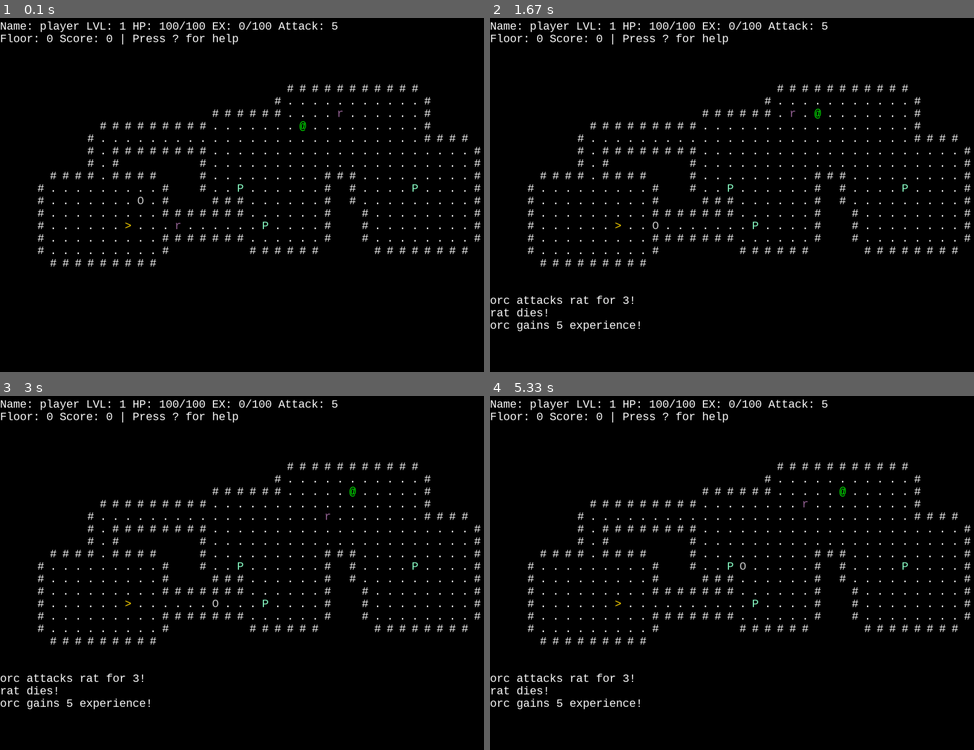
Above: before the commit, frames 1-4 (two rows, left to right).
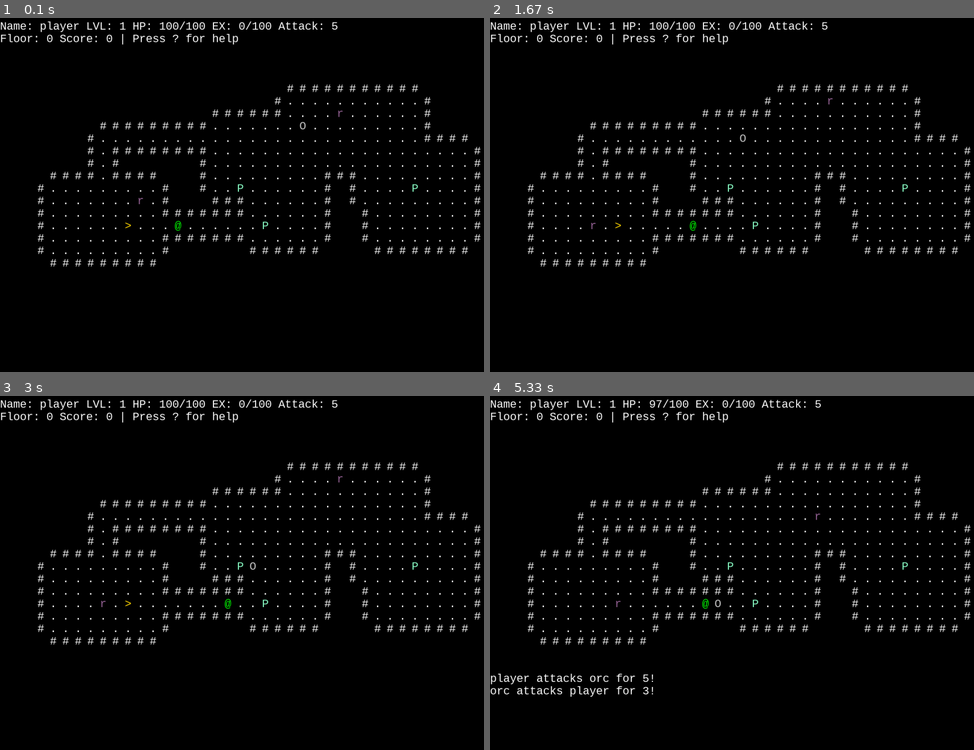
Above: after the commit, the same moments.

Repository: pyrotek45/pygame-roguehack
Game: pygame game, started from game.py
Two runs of this game, one before a commit and one after it. Both use one fixed random seed, a clock stepped at 60 frames per second and the inputs below.
Inputs:
- Up to frame 1 (0.1 s): no input
- Up to frame 2 (1.67 s): tap K at 0.33 s; hold Right 0.67-1.13 s; hold Up 1.17-1.47 s; hold J from 1.5 s (still down); hold Right from 1.5 s (still down)
- Up to frame 3 (3 s): release J at 1.97 s; release Right at 1.97 s; hold L 2-2.47 s; hold Right 2-2.47 s; hold H 2.5-2.97 s; hold Right 2.5-2.97 s
- Up to frame 4 (5.33 s): hold Right 3-3.47 s; hold Left 3.5-4.03 s; hold Down 4.07-4.37 s; hold Left 4.4-4.8 s; hold Up 4.83-5.2 s; hold Right from 5.23 s (still down)

The runs differ from the first frame. In frame 1, less than 0.1% of the frame differs, in the area x 28-64%, y 29-61%; in frame 2, 0.7%; in frame 3, 0.7%; in frame 4, 1.4%, in the area x 0-74%, y 0-89%.

Commit message:
refactored world, now handles drawing, input, and gamestate

Diff:
--- a/game.py
+++ b/game.py
@@ -1,26 +1,47 @@
 import pygame
 import sys
 import random
-import heapq
-
+
+from enum import Enum, auto
 from entities import Entity, create_random_mob
-
 from floor import Floor, find_down_stairs, find_up_stairs, find_valid_spawn
 
+pygame.init()
+
+FONTSIZE = 32
+GRID_W = 40
+GRID_H = 20
+LOG_SIZE = 8
+TOP_BAR_SIZE = 2
+
+font = pygame.font.SysFont("Consolas", FONTSIZE)
+screen = pygame.display.set_mode((GRID_W * FONTSIZE, GRID_H * FONTSIZE + (LOG_SIZE * FONTSIZE) + (TOP_BAR_SIZE * FONTSIZE)))
+clock = pygame.time.Clock()
+
+class State(Enum):
+    GAMEOVER = auto()
+    OVERWORLD = auto()
+    HELP = auto()
 
 class World:
     def __init__(self, player):
+        self.state = State.OVERWORLD
+
         self.player = player
-        self.floors = [Floor(self, grid_w, grid_h)]
+
+        self.floors = [Floor(self, GRID_W, GRID_H)]
+        self.current_floor = 0
+        self.add_mobs(3)
+
         self.log = []
-        self.current_floor = 0
 
         self.map.add_entity(player)
 
-        for _ in range(3):
+
+    def add_mobs(self, num):
+        for _ in range(num):
             mob = create_random_mob()
             self.map.add_entity(mob)
-
 
     @property
     def map(self):
@@ -28,7 +49,7 @@
 
     def go_down_stairs(self):
         if self.current_floor == len(self.floors) - 1:
-            new_floor = Floor(self, grid_w, grid_h)
+            new_floor = Floor(self, GRID_W, GRID_H)
             # fill with mobs
             for _ in range(random.randint(1,self.current_floor + 4)):
                 mob = create_random_mob()
@@ -61,18 +82,18 @@
         self.current_floor -= 1
         self.player.x, self.player.y = find_down_stairs(self.map.grid)
 
-
-
+    # log can only show 8, so perhaps list needs to erase non visable ones, otherwise
+    # list could grow and waste memory. unless there is a log history feature at some point?
     def log_message(self, message):
         self.log.append(message)
+        while len(self.log) > 9:
+            self.log.pop(0)
 
     def update(self):
         self.map.update()
 
-    def draw(self):
-        screen.fill((0, 0, 0))
+    def draw_overview(self):
         color = (255, 255, 255)
-
         # stores entity's location to get drawn
         entity_map = {}
         for entity in self.map.entities:
@@ -101,25 +122,25 @@
                         return True
             return False
 
-        top_bar_size_offset = (top_bar_size + 1) * font_size
+        top_bar_size_offset = (TOP_BAR_SIZE + 1) * FONTSIZE
 
         text = font.render(f"Name: {self.player.name} LVL: {str(self.player.level)} HP: {str(self.player.health)}/{str(self.player.max_health)} EX: {str(self.player.experience)}/{str(self.player.experience_to_level)} Attack: {str(self.player.attack)}", True, color)
-        screen.blit(text, (0, font_size))
+        screen.blit(text, (0, FONTSIZE))
         text = font.render(f"Floor: {self.current_floor} Score: {str(self.player.score)} | Press ? for help", True, color)
-        screen.blit(text, (0, font_size * 2))
+        screen.blit(text, (0, FONTSIZE * 2))
 
         for y, row in enumerate(self.map.grid):
             for x, ch in enumerate(row):
                 if (y, x) in entity_map:
                     if entity_map[(y, x)][1] == "@":
                         text = font.render("@", True, (0, 255, 0))
-                        screen.blit(text, (x * font_size, y * font_size + top_bar_size_offset))
+                        screen.blit(text, (x * FONTSIZE, y * FONTSIZE + top_bar_size_offset))
                     else:
                         text = font.render(str(entity_map[(y, x)][0]), True, entity_map[(y,x)][1])
-                        screen.blit(text, (x * font_size, y * font_size + top_bar_size_offset))
+                        screen.blit(text, (x * FONTSIZE, y * FONTSIZE + top_bar_size_offset))
                 elif (y, x) in item_map:
                     text = font.render(str(item_map[(y, x)][0]), True, item_map[(y,x)][1])
-                    screen.blit(text, (x * font_size, y * font_size + top_bar_size_offset))
+                    screen.blit(text, (x * FONTSIZE, y * FONTSIZE + top_bar_size_offset))
                 else:
                     if ch == "#":
                         if wall_visible(y, x):
@@ -135,24 +156,116 @@
                         text = font.render(">", True, (255, 215, 0))
                     else:
                         text = font.render(ch, True, color)
-                    screen.blit(text, (x * font_size, y * font_size + top_bar_size_offset))
+                    screen.blit(text, (x * FONTSIZE, y * FONTSIZE + top_bar_size_offset))
 
         # draw log
-        log_start_y = grid_h * font_size
-        for i, log_entry in enumerate(self.log[-log_size:]):
+        log_start_y = GRID_H * FONTSIZE
+        for i, log_entry in enumerate(self.log[-LOG_SIZE:]):
             text = font.render(log_entry, True, color)
-            screen.blit(text, (0, log_start_y + i * font_size + top_bar_size_offset))
-
-pygame.init()
-
-font_size = 32
-grid_w = 40
-grid_h = 20
-log_size = 8
-top_bar_size = 2
-font = pygame.font.SysFont("Consolas", font_size)
-screen = pygame.display.set_mode((grid_w * font_size, grid_h * font_size + (log_size * font_size) + (top_bar_size * font_size)))
-clock = pygame.time.Clock()
+            screen.blit(text, (0, log_start_y + i * FONTSIZE + top_bar_size_offset))
+
+    def draw_gameover(self):
+        # print dead screen
+        text = font.render("You died!", True, (255, 0, 0))
+        screen.blit(text, (GRID_W * FONTSIZE // 2 - text.get_width() // 2, GRID_H * FONTSIZE // 2))
+        # show restart option
+        text = font.render("Press R to restart", True, (255, 255, 255))
+        screen.blit(text, (GRID_W * FONTSIZE // 2 - text.get_width() // 2, GRID_H * FONTSIZE // 2 + FONTSIZE))
+
+    def draw_help(self):
+        help_lines = [
+            "Controls:",
+            "Arrow Keys / HJKL: Move",
+            "., : Go Down/Up Stairs",
+            "R: Restart Game",
+            "Q / ESC: Quit Game",
+            "",
+            "Press any key to return..."
+        ]
+        for i, line in enumerate(help_lines):
+            text = font.render(line, True, (255, 255, 255))
+            screen.blit(text, (50, 50 + i * FONTSIZE))
+
+    def draw(self):
+        # always reset screen to black
+        screen.fill((0, 0, 0))
+        match self.state:
+            case State.OVERWORLD:
+                self.draw_overview()
+            case State.HELP:
+                self.draw_help()
+            case State.GAMEOVER:
+                self.draw_gameover()
+
+
+    def handle_input(self, input):
+        match self.state:
+            case State.OVERWORLD:
+                match input:
+                    case pygame.K_UP:
+                        self.map.move_entity(self.player, 0, -1)
+                    case pygame.K_DOWN:
+                        self.map.move_entity(self.player, 0, 1)
+                    case pygame.K_RIGHT:
+                        self.map.move_entity(self.player, 1, 0)
+                    case pygame.K_LEFT:
+                        self.map.move_entity(self.player, -1, 0)
+
+                    case pygame.K_k:
+                        self.map.move_entity(self.player, 0, -1)
+                    case pygame.K_j:
+                        self.map.move_entity(self.player, 0, 1)
+                    case pygame.K_l:
+                        self.map.move_entity(self.player, 1, 0)
+                    case pygame.K_h:
+                        self.map.move_entity(self.player, -1, 0)
+
+                    case pygame.K_PERIOD:
+                        if self.map.grid[self.player.y][self.player.x] == ">":
+                            self.go_down_stairs()
+
+                    case pygame.K_COMMA:
+                        if self.current_floor > 0 and world.map.grid[self.player.y][self.player.x] == "<":
+                            world.go_up_stairs()
+
+                    case pygame.K_r:
+                        self = World(player)
+
+                    case pygame.K_q :
+                        pygame.quit()
+                        sys.exit()
+
+                    case _:
+                        pass
+
+            case State.GAMEOVER:
+                match input:
+                    case pygame.QUIT:
+                        pygame.quit()
+                        sys.exit()
+                    case pygame.K_r:
+                        player = Entity("player", 5, 5, 100, 5, (0,255,0), "@")
+                        # a default world starts with the overworld state
+                        self = World(player)
+                    case _:
+                        pass
+
+            case State.HELP:
+                match input:
+                    case pygame.QUIT:
+                        pygame.quit()
+                        sys.exit()
+
+                    case pygame.K_r:
+                        player = Entity("player", 5, 5, 100, 5, (0,255,0), "@")
+                        self = World(player)
+
+                    case _:
+                        self.state = State.OVERWORLD
+                pass
+
+
+
 
 player = Entity("player", 5, 5, 100, 5, (0,255,0), "@")
 world = World(player)
@@ -163,103 +276,9 @@
             pygame.quit()
             sys.exit()
         elif event.type == pygame.KEYDOWN:
-            if event.key == pygame.K_ESCAPE:
-                pygame.quit()
-                sys.exit()
-            elif event.key == pygame.K_q:
-                pygame.quit()
-                sys.exit()
-
-            # if player is dead, show death screen and only accept restart
-            if player.dead:
-                screen.fill((0, 0, 0))
-                # print dead screen
-                text = font.render("You died!", True, (255, 0, 0))
-                screen.blit(text, (grid_w * font_size // 2 - text.get_width() // 2, grid_h * font_size // 2))
-                # show restart option
-                text = font.render("Press R to restart", True, (255, 255, 255))
-                screen.blit(text, (grid_w * font_size // 2 - text.get_width() // 2, grid_h * font_size // 2 + font_size))
-                pygame.display.flip()
-                # wait for player to press R or quit
-                waiting = True
-                while waiting:
-                    for event in pygame.event.get():
-                        if event.type == pygame.QUIT:
-                            pygame.quit()
-                            sys.exit()
-                        elif event.type == pygame.KEYDOWN:
-                            if event.key == pygame.K_r:
-                                player = Entity("player", 5, 5, 100, 5, (0,255,0), "@")
-                                world = World(player)
-                                waiting = False
-                # skip movement and updates while dead
-                continue
-
-
-            # press ? for help menu
-            if event.key == pygame.K_SLASH or event.key == pygame.K_QUESTION:
-                screen.fill((0, 0, 0))
-                help_lines = [
-                    "Controls:",
-                    "Arrow Keys / HJKL: Move",
-                    "., : Go Down/Up Stairs",
-                    "R: Restart Game",
-                    "Q / ESC: Quit Game",
-                    "",
-                    "Press any key to return..."
-                ]
-                for i, line in enumerate(help_lines):
-                    text = font.render(line, True, (255, 255, 255))
-                    screen.blit(text, (50, 50 + i * font_size))
-                pygame.display.flip()
-                waiting = True
-                while waiting:
-                    for event in pygame.event.get():
-                        if event.type == pygame.QUIT:
-                            pygame.quit()
-                            sys.exit()
-                        elif event.type == pygame.KEYDOWN:
-                            waiting = False
-                continue
-
-            # janky pygame coord x right, -x left, y down, -y up
-            if event.key == pygame.K_UP:
-                world.map.move_entity(player, 0, -1)
-            elif event.key == pygame.K_DOWN:
-                world.map.move_entity(player, 0, 1)
-            elif event.key == pygame.K_RIGHT:
-                world.map.move_entity(player, 1, 0)
-            elif event.key == pygame.K_LEFT:
-                world.map.move_entity(player, -1, 0)
-
-            # vim style keybinds
-            elif event.key == pygame.K_k:
-                world.map.move_entity(player, 0, -1)
-            elif event.key == pygame.K_j:
-                world.map.move_entity(player, 0, 1)
-            elif event.key == pygame.K_l:
-                world.map.move_entity(player, 1, 0)
-            elif event.key == pygame.K_h:
-                world.map.move_entity(player, -1, 0)
-
-            # go down stairs
-            elif event.key == pygame.K_PERIOD:
-                if world.map.grid[player.y][player.x] == ">":
-                    world.go_down_stairs()
-
-            # go up stairs
-            elif event.key == pygame.K_COMMA and world.current_floor > 0:
-                if world.map.grid[player.y][player.x] == "<":
-                    world.go_up_stairs()
-
-            # reset keys
-            elif event.key == pygame.K_r:
-                world = World(player)
-
-            # update when player moves
+            world.handle_input(event.key)
             world.update()
 
     world.draw()
-
     pygame.display.flip()
     clock.tick(30)
